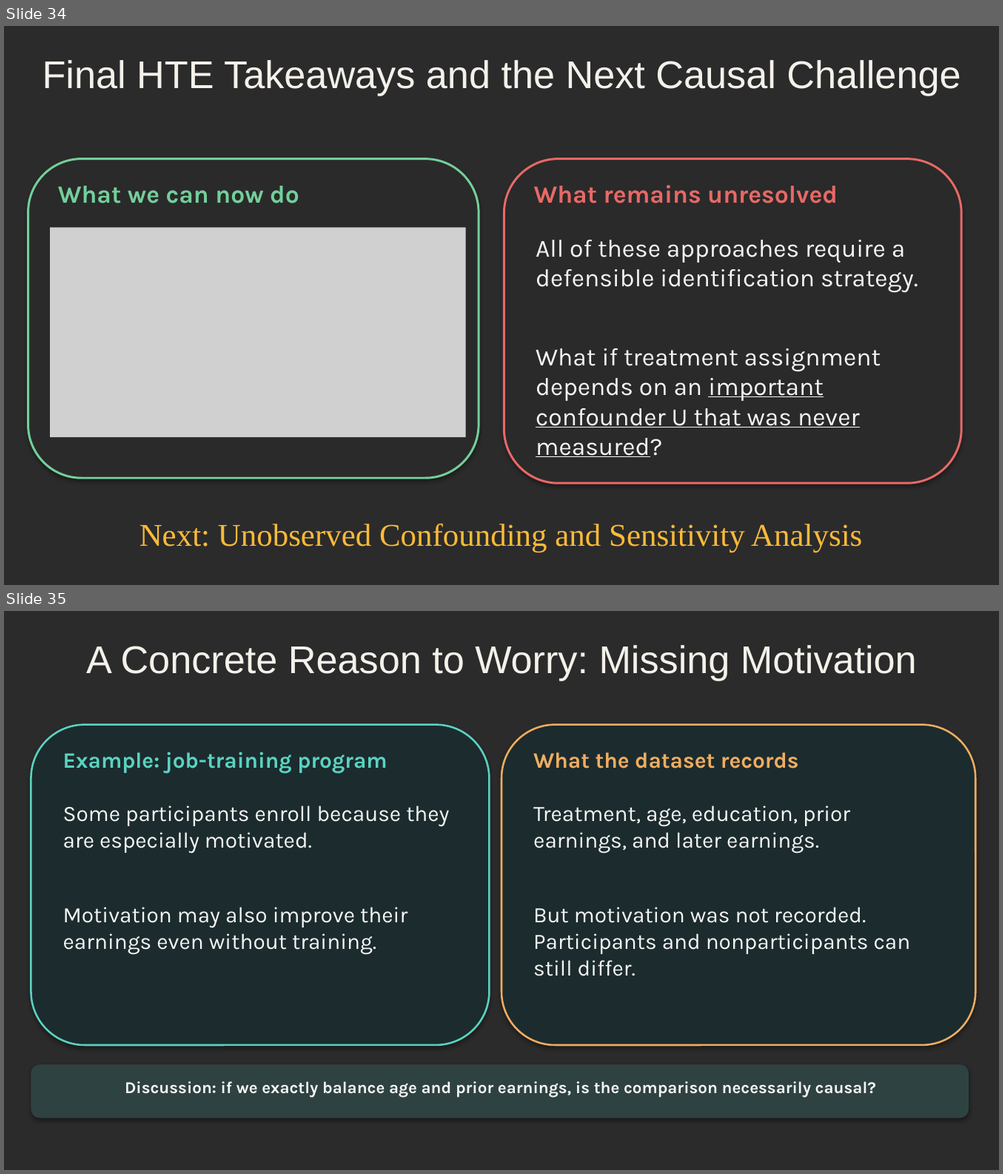
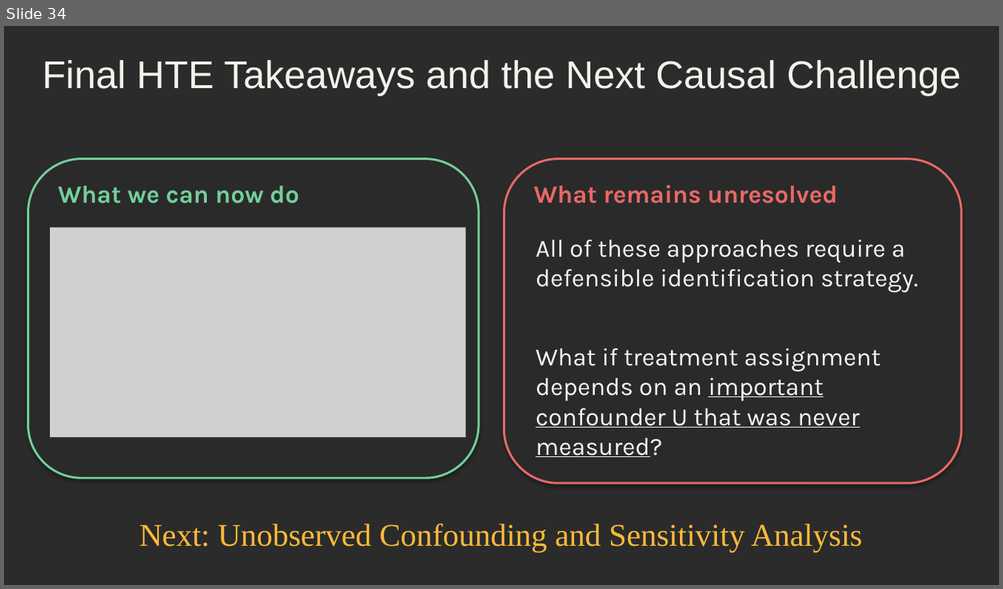
Before and after one commit to djghosh1123/STAT-7900-Causal-Analysis, a slide deck: Lectures/Lecture 9.pptx. Shown one above the other, each under a label of ours: slides 34 and 35 before the commit, slide 34 after it. The pictures are 1003x1174 and 1003x589 pixels, drawn with LibreOffice and Linux fonts; fonts in the diff are those of the drawing; grey boxes stand for pictures; background and template pictures are left out; a plain dark background stands for a picture behind light text. Boxes give left, top, right and bottom in pixels: in the first picture for what was removed or moved away, otherwise in the second. Text is boxed around its words. In the diff, an @@ line names an element or a change of style, - is before the commit and + after.

```diff
--- a/Lectures/Lecture 9.pptx
+++ b/Lectures/Lecture 9.pptx
@@ slide 35 removed at (4,611,999,1170), background picture (left out) @@
@@ text removed at (86,645,916,681) @@
-A Concrete Reason to Worry: Missing Motivation
@@ rounded rectangle removed at (31,724,489,1045) @@
@@ rounded rectangle removed at (501,724,975,1045) @@
@@ text removed at (63,752,387,774) @@
-Example: job-training program
@@ text removed at (533,752,799,769) @@
-What the dataset records
@@ text removed at (63,806,449,955) @@
-Some participants enroll because they are especially motivated.
-Motivation may also improve their earnings even without training.
@@ text removed at (533,806,910,977) @@
-Treatment, age, education, prior earnings, and later earnings.
-But motivation was not recorded. Participants and nonparticipants can still differ.
@@ rounded rectangle removed at (31,1065,967,1118) @@
@@ text removed at (125,1082,876,1098) @@
-Discussion: if we exactly balance age and prior earnings, is the comparison necessarily causal?
```
Also in this commit, not shown: 21 other slides removed, 3 other files.
